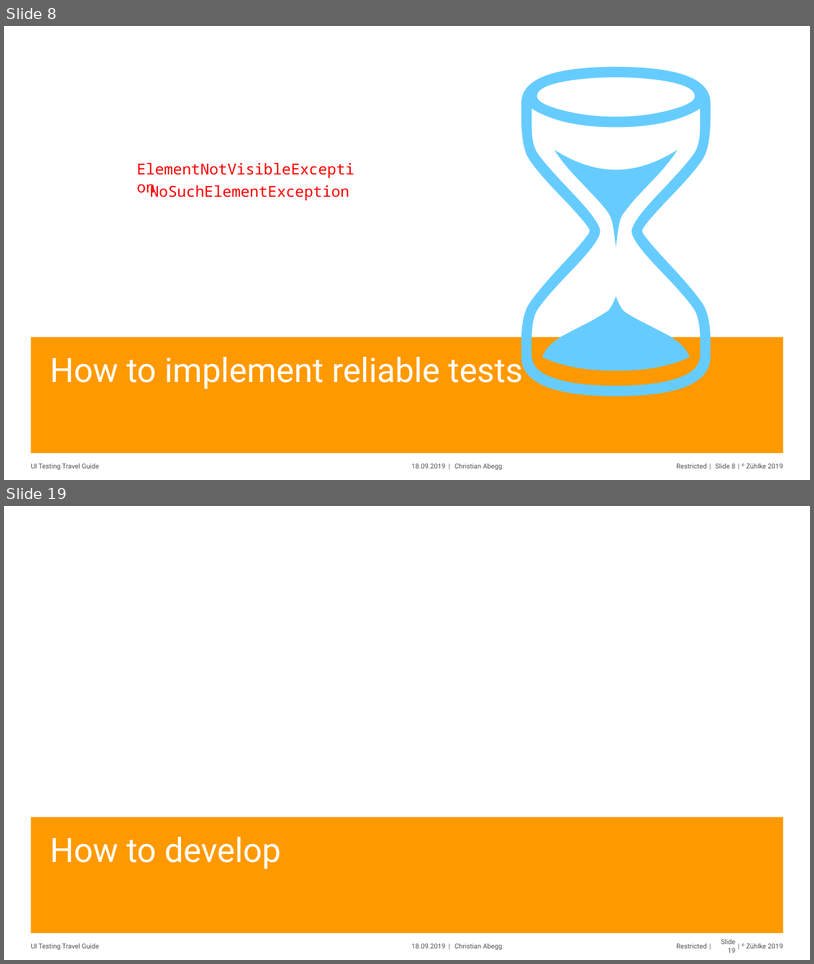
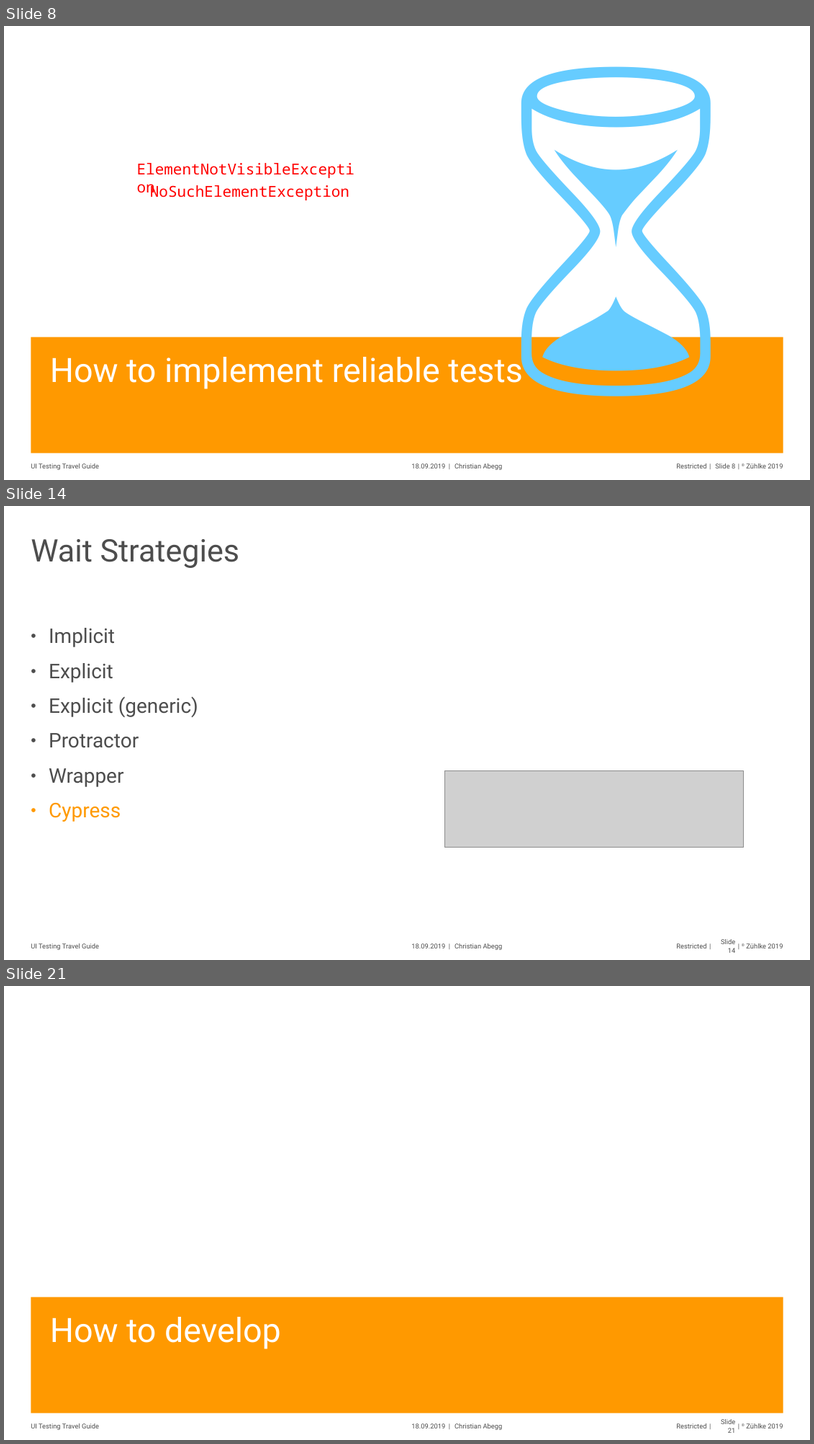
Before and after one commit to abeggchr/ui-testing-travel-guide, a slide deck: slides/Slides.pptx. Shown one above the other, each under a label of ours: slides 8 and 19 before the commit, slides 8, 14 and 21 after it; the slides between them are not shown. The pictures are 814x964 and 814x1444 pixels, drawn with LibreOffice and Linux fonts; fonts in the diff are those of the drawing; grey boxes stand for pictures. Boxes give left, top, right and bottom in pixels: in the first picture for what was removed or moved away, otherwise in the second. Text is boxed around its words. In the diff, an @@ line names an element or a change of style, - is before the commit and + after.

Commit message:
title

```diff
--- a/slides/Slides.pptx
+++ b/slides/Slides.pptx
@@ slide 14 added at (4,506,810,960), background #FFFFFF; not listed: 9 template elements that a slide beside it also shows @@
@@ title added at (31,539,240,568), 37 pt, text #4D4D4D @@
+Wait Strategies
@@ text added at (49,628,198,821), 24 pt, text #4D4D4D @@
+• Implicit
+• Explicit
+• Explicit (generic)
+• Protractor
+• Wrapper
+• Cypress
@@ picture added at (445,771,744,847) @@
@@ what was slide 19 is now slide 21 @@
@@ page number at (721,1419,736,1432): text changed @@
-Slide 19
+Slide 21
```
Also in this commit, not shown: 6 slides changed, 1 other slide added.
